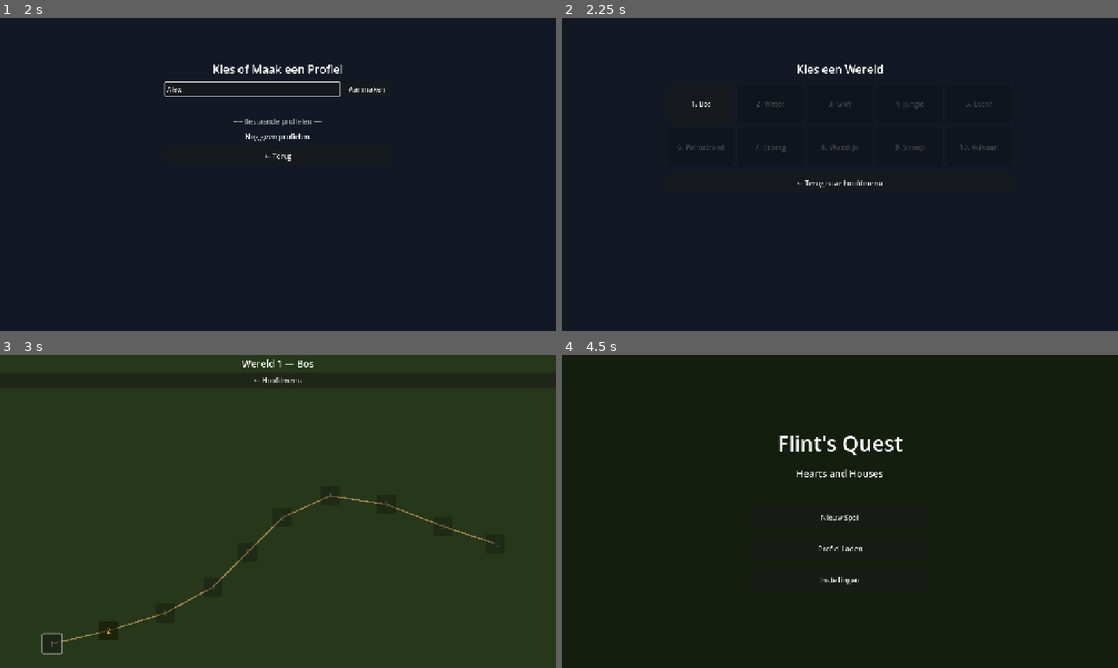
Above: before the commit, frames 1-4 (two rows, left to right).
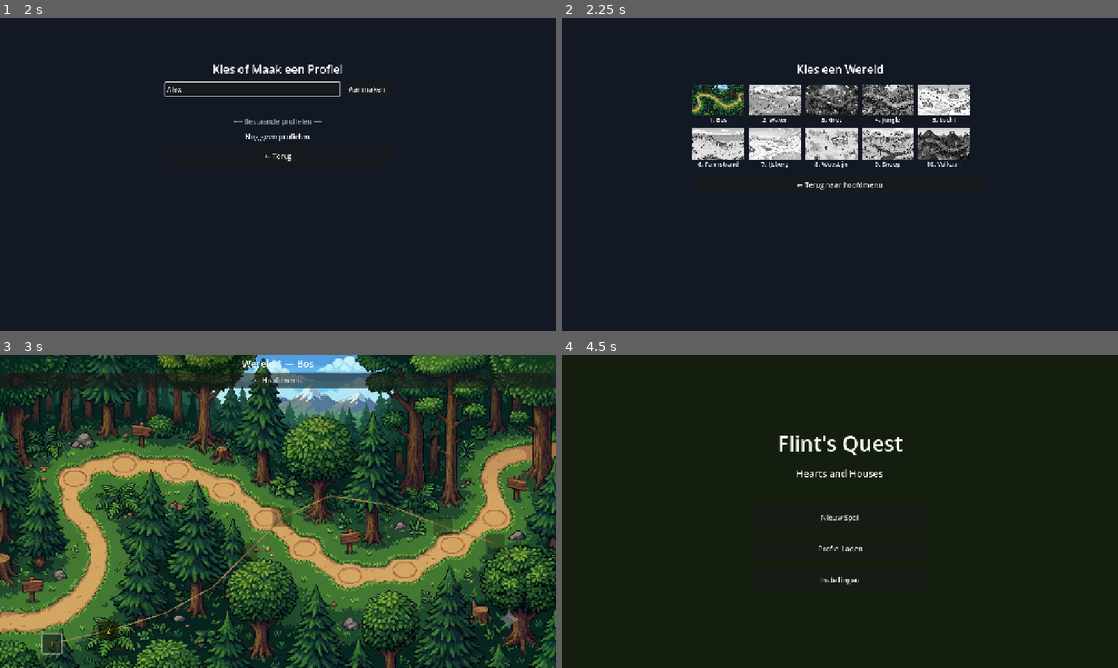
Above: after the commit, the same moments.

Repository: Morningcoffee74/flints-quest
Game: Godot game, scene res://scenes/ui/MainMenu.tscn
Same seed, same stepped clock (60 frames per second), same inputs: the game is played once before the commit and once after it.
Inputs (mouse positions are in pixels of both pictures, inside the frame that each line leads up to):
- Up to frame 1 (2 s): click "Nieuw Spel" at 0.5 s; click (250, 89) at 1.27 s; type "Alex" at 1.35 s
- Up to frame 2 (2.25 s): click "Aanmaken" at 2 s
- Up to frame 3 (3 s): click "1. Bos" at 2.75 s
- Up to frame 4 (4.5 s): click "← Hoofdmenu" at 3.5 s; click "← Terug naar hoofdmenu" at 4.25 s

Frame 1 is identical in both runs. In frame 2, 9.1% of the frame differs, in the area x 21-79%, y 21-55%; in frame 3, 74%, in the area x 0-100%, y 0-100%; in frame 4, nothing differs.

Commit message:
Fix: wereldkaart-achtergrond onzichtbaar, WorldSelect toont nu miniaturen
- WorldMap.gd: de statische "Background" ColorRect in WorldMap.tscn zat
  bóven de wereld-specifieke achtergrondafbeelding in de scene-boom en
  overdekte hem volledig (ondoorzichtige kleur); die ColorRect wordt nu
  verborgen zodra er een echte world<N>.png geladen is
- WorldSelect.gd: elke wereld toont nu een miniatuur van de eigen
  wereldkaart-achtergrond i.p.v. een kale tekstknop; nog niet gespeelde
  werelden in zwart-wit (canvas-shader op luminantie), de speelbare
  wereld in kleur; label in een eigen strook onder de afbeelding i.p.v.
  eroverheen (voorkwam dat de tekst tussen rijen inklemde)

Co-Authored-By: Claude Fable 5 <noreply@anthropic.com>

Diff:
--- a/scripts/ui/WorldMap.gd
+++ b/scripts/ui/WorldMap.gd
@@ -86,6 +86,12 @@
 	var path := "res://assets/sprites/backgrounds/worldmap/world%d.png" % world
 	if not ResourceLoader.exists(path, "Texture2D"):
 		return
+	# De statische "Background" ColorRect (val-terug-kleur voor als er geen
+	# afbeelding is) zit boven op de kaart-achtergrond in de scene-boom en
+	# is ondoorzichtig — die moet weg zodra we een echte afbeelding tonen,
+	# anders overdekt hij hem volledig.
+	if has_node("Background"):
+		($Background as ColorRect).visible = false
 	var bg := TextureRect.new()
 	bg.texture = load(path)
 	bg.set_anchors_preset(Control.PRESET_FULL_RECT)
--- a/scripts/ui/WorldSelect.gd
+++ b/scripts/ui/WorldSelect.gd
@@ -1,25 +1,71 @@
 extends Control
+
+const THUMB_SIZE   := Vector2(120, 92)
+const IMAGE_HEIGHT := 72.0
+
+## Zwart-wit voor werelden die nog niet speelbaar zijn.
+const GRAYSCALE_SHADER := """
+shader_type canvas_item;
+
+void fragment() {
+	vec4 c = texture(TEXTURE, UV);
+	float gray = dot(c.rgb, vec3(0.299, 0.587, 0.114));
+	COLOR = vec4(vec3(gray), c.a);
+}
+"""
 
 @onready var _grid:     GridContainer = $VBox/WorldGrid
 @onready var _back_btn: Button        = $VBox/BackButton
 
+var _grayscale_material: ShaderMaterial
+
 func _ready() -> void:
 	_back_btn.pressed.connect(GameManager.go_to_main_menu)
+	var shader := Shader.new()
+	shader.code = GRAYSCALE_SHADER
+	_grayscale_material = ShaderMaterial.new()
+	_grayscale_material.shader = shader
 	_build_grid()
 
 func _build_grid() -> void:
 	for w in range(1, 11):
 		var cfg: Dictionary = WorldConfig.WORLDS[w - 1]
 		var unlocked := GameManager.is_world_unlocked(w)
+		_grid.add_child(_build_world_cell(w, cfg, unlocked))
 
-		var btn := Button.new()
-		btn.text = "%d. %s" % [w, cfg["name"]]
-		btn.custom_minimum_size = Vector2(150, 90)
-		btn.disabled = not unlocked
-		btn.modulate = Color.WHITE if unlocked else Color(0.5, 0.5, 0.5, 1.0)
-		if unlocked:
-			btn.pressed.connect(_on_world_pressed.bind(w))
-		_grid.add_child(btn)
+func _build_world_cell(world: int, cfg: Dictionary, unlocked: bool) -> Button:
+	var btn := Button.new()
+	btn.custom_minimum_size = THUMB_SIZE
+	btn.disabled = not unlocked
+	btn.flat = true
+	btn.clip_text = true
+
+	var thumb_path := "res://assets/sprites/backgrounds/worldmap/world%d.png" % world
+	if ResourceLoader.exists(thumb_path, "Texture2D"):
+		var thumb := TextureRect.new()
+		thumb.texture = load(thumb_path)
+		thumb.set_anchors_preset(Control.PRESET_TOP_WIDE)
+		thumb.offset_bottom = IMAGE_HEIGHT
+		thumb.expand_mode = TextureRect.EXPAND_IGNORE_SIZE
+		thumb.stretch_mode = TextureRect.STRETCH_KEEP_ASPECT_COVERED
+		thumb.mouse_filter = Control.MOUSE_FILTER_IGNORE
+		if not unlocked:
+			thumb.material = _grayscale_material
+		btn.add_child(thumb)
+
+	var label := Label.new()
+	label.text = "%d. %s" % [world, cfg["name"]]
+	label.set_anchors_preset(Control.PRESET_BOTTOM_WIDE)
+	label.offset_top = -(THUMB_SIZE.y - IMAGE_HEIGHT)
+	label.horizontal_alignment = HORIZONTAL_ALIGNMENT_CENTER
+	label.vertical_alignment = VERTICAL_ALIGNMENT_CENTER
+	label.mouse_filter = Control.MOUSE_FILTER_IGNORE
+	label.add_theme_font_size_override("font_size", 14)
+	btn.add_child(label)
+
+	if unlocked:
+		btn.pressed.connect(_on_world_pressed.bind(world))
+	return btn
 
 func _on_world_pressed(world: int) -> void:
 	GameManager.go_to_world_map(world)
